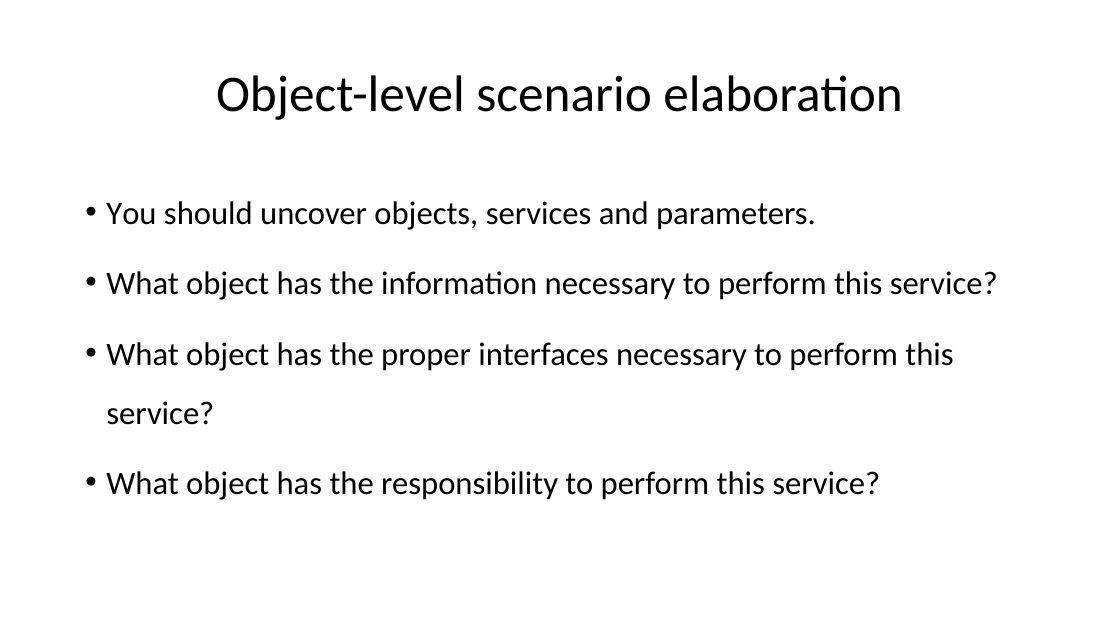
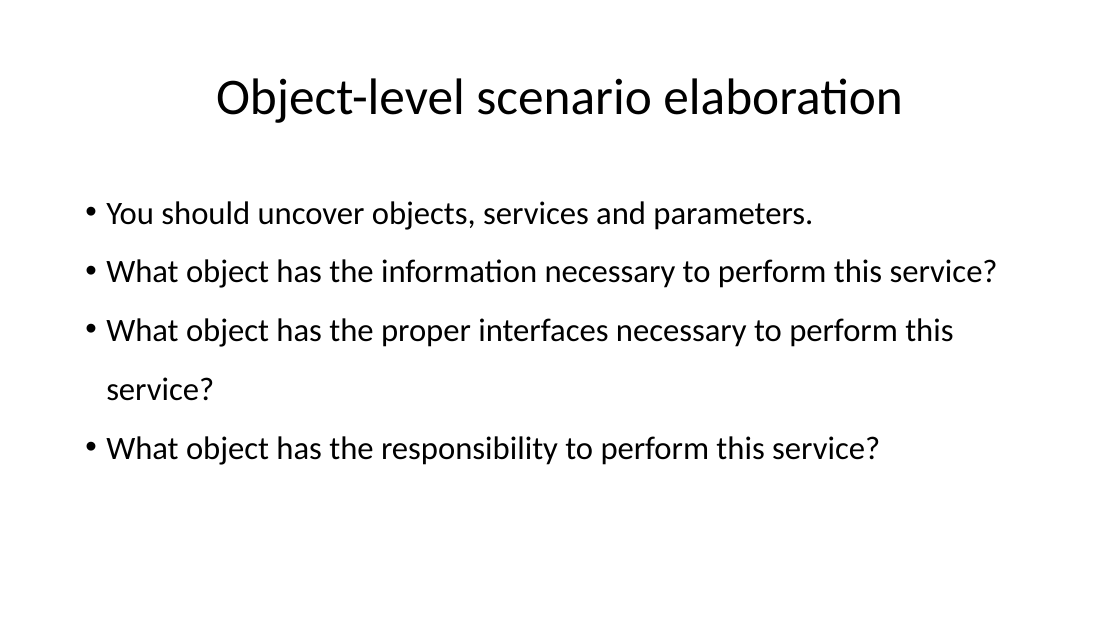
Before and after one commit to nagyandras95/Egyetem, a slide deck: slide 8 of information_systems/real_time_uml/prezi.pptx (slide 6 before the commit). Drawn at 1120x630 pixels with LibreOffice and Linux fonts; fonts in the diff are those of the drawing. Boxes give left, top, right and bottom in pixels: in the first picture for what was removed or moved away, otherwise in the second. Text is boxed around its words. In the diff, an @@ line names an element or a change of style, - is before the commit and + after.

```diff
--- a/information_systems/real_time_uml/prezi.pptx
+++ b/information_systems/real_time_uml/prezi.pptx
@@ text "Object-level scenario elaboration" at [216,78,902,123]: line spacing 0.9 to 1 @@
@@ text "You should uncover objects, services ..." at [106,201,998,465]: less space between paragraphs @@
```
Also in this commit, not shown: 7 other slides changed, 2 slides added, 7 other files.
